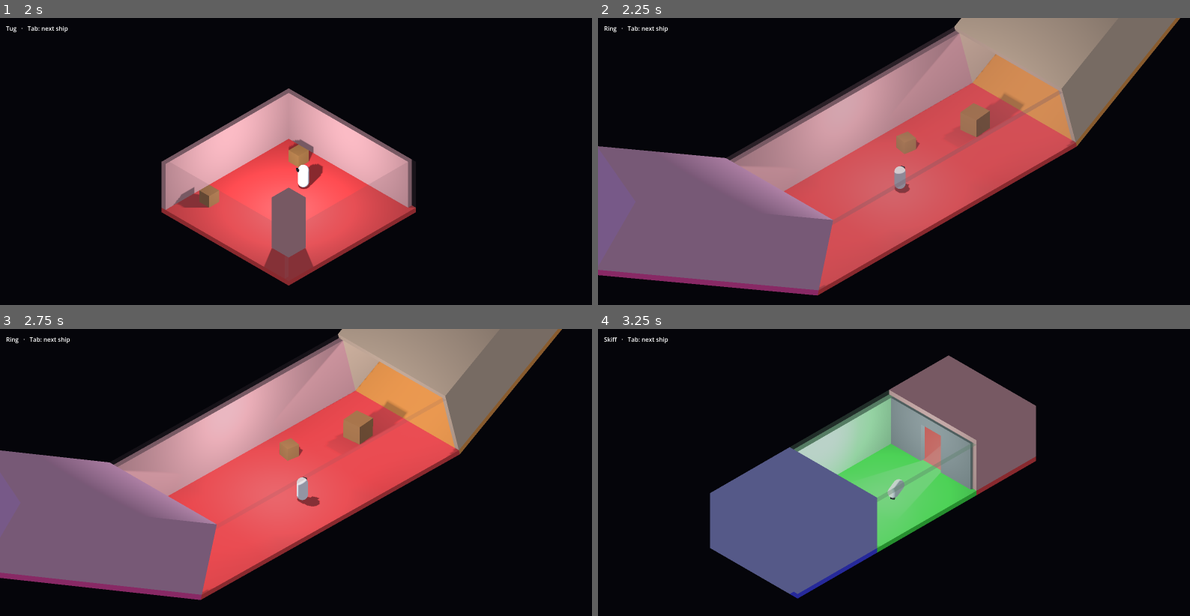
Above: before the commit, frames 1-4 (two rows, left to right).
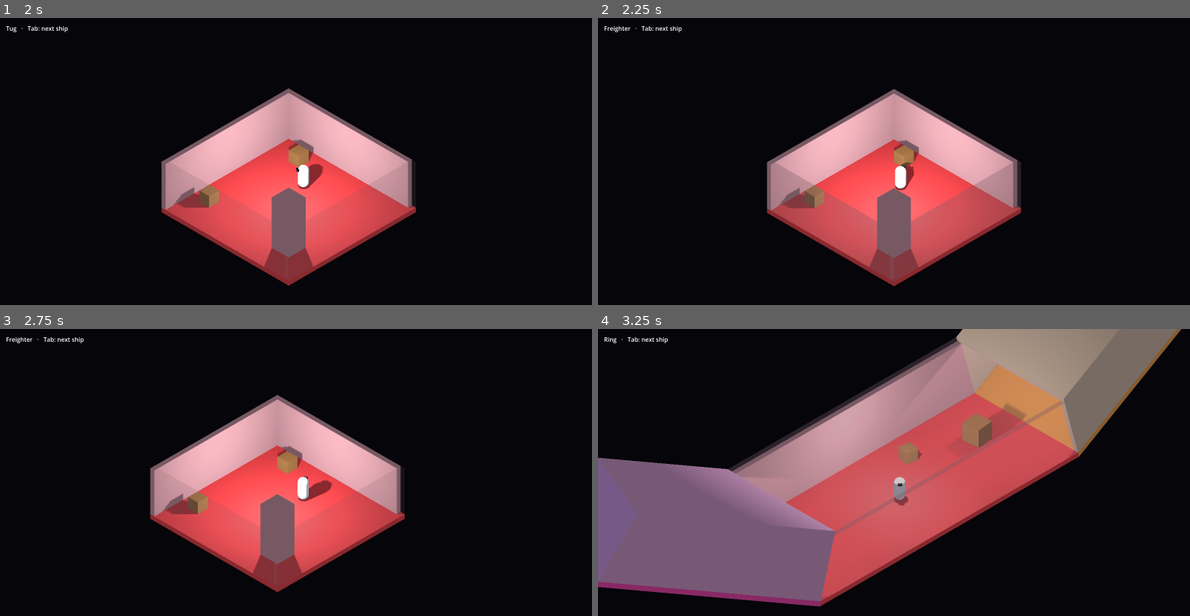
Above: after the commit, the same moments.

Repository: mvbrock/accretionism
Game: Godot game, scene res://scenes/main.tscn
Two runs of this game, one before a commit and one after it. Both use one fixed random seed, a clock stepped at 60 frames per second and the inputs below.
Inputs (mouse positions are in pixels of both pictures, inside the frame that each line leads up to):
- Up to frame 1 (2 s): move the mouse to (432, 170) at 0.52 s; hold D (move_right) 0.53-1.28 s; hold Tab (next_ship) 0.53-1.28 s; move the mouse to (177, 204) at 1.27 s; hold S (move_back) from 1.28 s (still down); tap E (interact) at 1.35 s; tap Tab (next_ship) at 1.55 s
- Up to frame 2 (2.25 s): move the mouse to (959, 112) at 2.02 s; release S (move_back) at 2.03 s; hold D (move_right) from 2.03 s (still down); hold Tab (next_ship) from 2.03 s (still down)
- Up to frame 3 (2.75 s): keep holding D (move_right); keep holding Tab (next_ship)
- Up to frame 4 (3.25 s): move the mouse to (870, 564) at 2.77 s; release D (move_right) at 2.78 s; release Tab (next_ship) at 2.78 s; hold W (move_forward) from 2.78 s (still down); tap G (toggle_gravity) at 2.85 s; tap Tab (next_ship) at 3.05 s

Frame 1 is identical in both runs. In frame 2, 49% of the frame differs, in the area x 0-99%, y 0-97%; in frame 3, 43%; in frame 4, 50%.

Commit message:
ship: a four-deck Freighter joins the fleet
Co-Authored-By: Claude Opus 5.5 <noreply@anthropic.com>

Diff:
--- a/prototypes/ship/scenes/main.tscn
+++ b/prototypes/ship/scenes/main.tscn
@@ -42,6 +42,10 @@
 script = ExtResource("8_tug")
 deck_count = 2
 
+[node name="Freighter" type="Node3D" parent="Fleet"]
+script = ExtResource("8_tug")
+deck_count = 4
+
 [node name="HUD" type="CanvasLayer" parent="."]
 
 [node name="ShipLabel" type="Label" parent="HUD"]
--- a/prototypes/ship/scripts/main.gd
+++ b/prototypes/ship/scripts/main.gd
@@ -2,7 +2,7 @@
 ## Wires up the prototype. Esc quits.
 ## Screenshot mode: godot --path . -- --capture <dir>   (auto-walks, turns gravity off, saves shots, then quits)
 
-const CAPTURE_FRAMES := [90, 400, 900, 1500, 1800, 2100]
+const CAPTURE_FRAMES := [90, 400, 900, 1500, 1800, 2100, 2400]
 
 @onready var player: Player = $Player
 @onready var rig: CameraRig = $CameraRig
@@ -70,6 +70,8 @@
 		fleet.next_ship()
 	if _frame == 1850:
 		fleet.next_ship()
+	if _frame == 2150:
+		fleet.next_ship()
 	if _frame in CAPTURE_FRAMES:
 		var image := get_viewport().get_texture().get_image()
 		image.save_png("%s/shot_%04d.png" % [_capture_dir, _frame])
--- a/prototypes/ship/tests/test_fleet.gd
+++ b/prototypes/ship/tests/test_fleet.gd
@@ -92,6 +92,25 @@
 	await physics_frames(2)
 	assert_true(fleet.active == tug, "the third ship is the tug")
 	assert_true(player.gravity_enabled, "thrust gravity aboard the tug")
+	fleet.next_ship()
+	assert_true(fleet.active == ring, "back on the ring")
+
+
+func test_cycles_four_ships() -> void:
+	await _setup()
+	var tug := DeckShip.new()
+	tug.name = "Tug"
+	tug.deck_count = 2
+	var freighter := DeckShip.new()
+	freighter.name = "Freighter"
+	freighter.deck_count = 4
+	fleet.add_child(tug)
+	fleet.add_child(freighter)
+	fleet.next_ship()
+	fleet.next_ship()
+	fleet.next_ship()
+	await physics_frames(2)
+	assert_true(fleet.active == freighter, "the fourth ship is the freighter")
 	fleet.next_ship()
 	assert_true(fleet.active == ring, "back on the ring")
 
